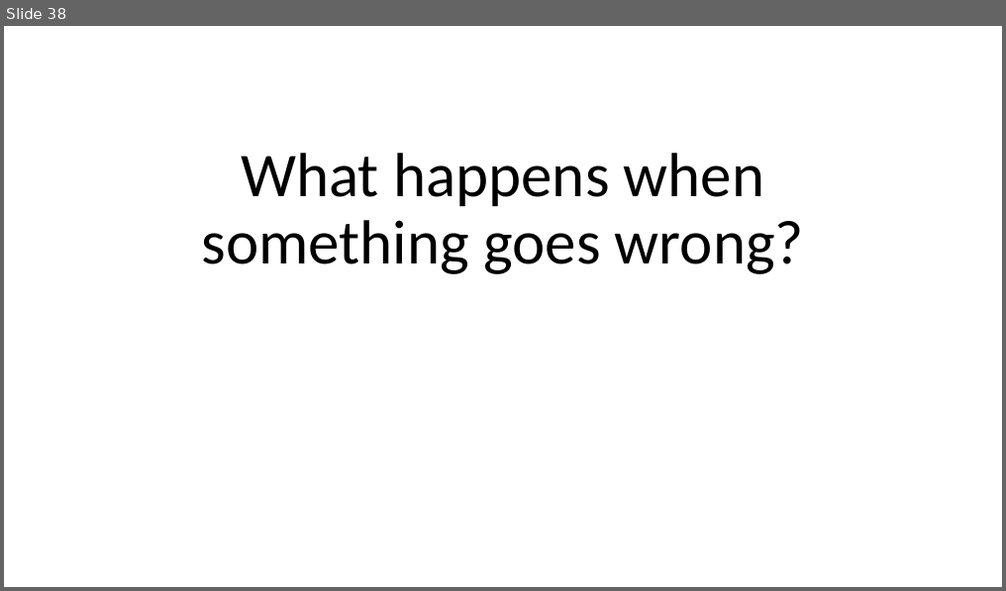
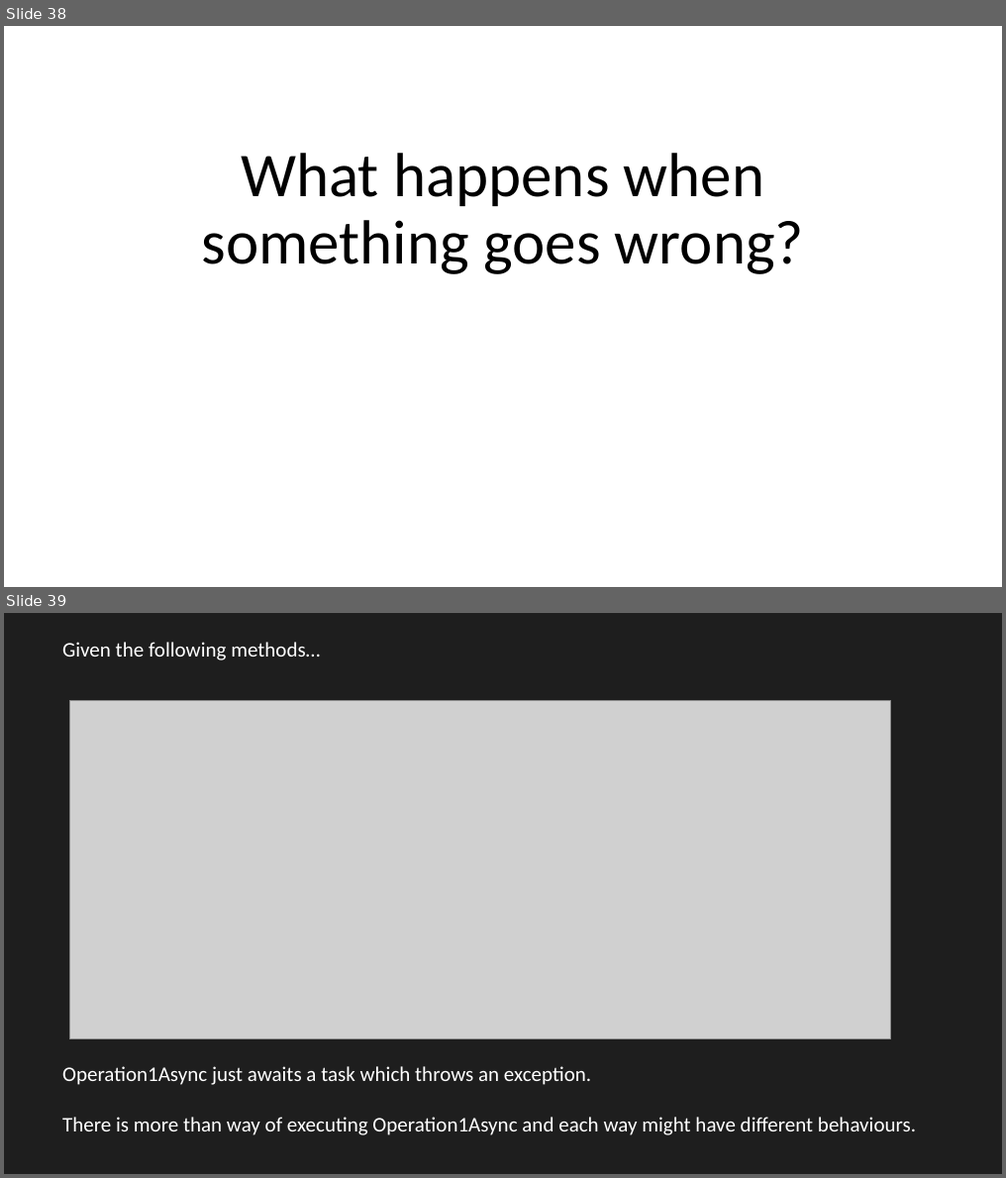
Before and after one commit to JoshKain/AsyncAwaitQuiz, a slide deck: Async and await presentation.pptx. Shown one above the other, each under a label of ours: slide 38 before the commit, slides 38 and 39 after it. The pictures are 1006x591 and 1006x1178 pixels, drawn with LibreOffice and Linux fonts; fonts in the diff are those of the drawing; grey boxes stand for pictures. Boxes give left, top, right and bottom in pixels: in the first picture for what was removed or moved away, otherwise in the second. Text is boxed around its words. In the diff, an @@ line names an element or a change of style, - is before the commit and + after.

```diff
--- a/Async and await presentation.pptx
+++ b/Async and await presentation.pptx
@@ slide 39 added at [4, 613, 1002, 1174], background #1E1E1E @@
@@ text added at [62, 642, 320, 661], 20 pt, text #FFFFFF @@
+Given the following methods…
@@ picture added at [70, 700, 890, 1040] @@
@@ text added at [62, 1066, 916, 1136], 20 pt, text #FFFFFF @@
+Operation1Async just awaits a task which throws an exception.
+There is more than way of executing Operation1Async and each way might have different behaviours.
```
Also in this commit, not shown: 17 other slides added, 1 other file.
